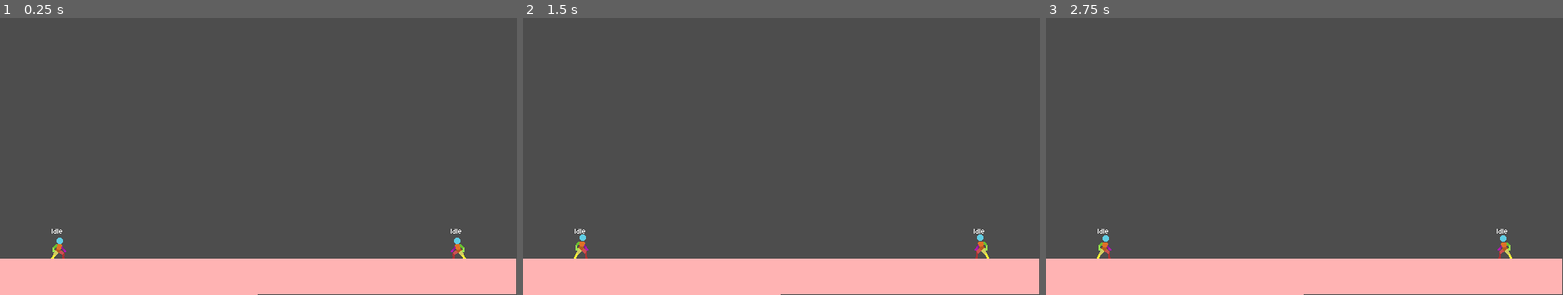
Above: before the commit, frames 1-3 (left to right).
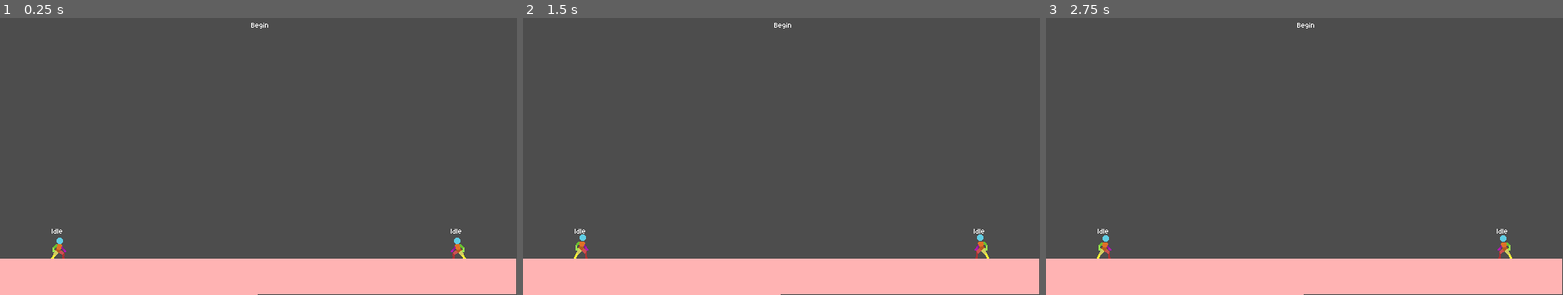
Above: after the commit, the same moments.

Repository: MasonHall9987/TTYD
Game: Godot game, scene res://scenes/combat/stage/stage.tscn
Same seed, same stepped clock (60 frames per second), same inputs: the game is played once before the commit and once after it. The project has no main scene, so this scene is started directly.
Inputs (mouse positions are in pixels of both pictures, inside the frame that each line leads up to):
- Up to frame 1 (0.25 s): no input
- Up to frame 2 (1.5 s): tap Enter at 0.5 s; move the mouse to (895, 134) at 0.52 s; hold D 0.53-1.28 s; tap Shift at 0.6 s; click (895, 134) at 0.67 s; tap Space at 0.77 s; move the mouse to (678, 164) at 1.27 s; hold S from 1.28 s (still down); tap J at 1.35 s
- Up to frame 3 (2.75 s): tap Space at 1.52 s; move the mouse to (1356, 84) at 2.02 s; release S at 2.03 s; hold D from 2.03 s (still down); tap L at 2.1 s

The runs differ from the first frame. In frame 1, less than 0.1% of the frame differs, in the area x 48-52%, y 1-4%; in frame 2, less than 0.1%; in frame 3, less than 0.1%.

Commit message:
Add state machine and state label scenes; integrate state management into combat stage and update spawner functionality

Diff:
--- a/scenes/combat/battlers/battler.tscn
+++ b/scenes/combat/battlers/battler.tscn
@@ -1,13 +1,12 @@
-[gd_scene load_steps=14 format=3 uid="uid://x35o1i6nqkpq"]
+[gd_scene load_steps=12 format=3 uid="uid://x35o1i6nqkpq"]
 
 [ext_resource type="Script" uid="uid://cn11fey64tfqw" path="res://scripts/combat/battler/battler.gd" id="1_o257m"]
 [ext_resource type="Texture2D" uid="uid://uxcd0f8ng60o" path="res://assets/visual/characters/2D-Pixel-Art-Character-Template/Idle/player_idle.png" id="2_6ul23"]
 [ext_resource type="Resource" uid="uid://c4gehjotk1t4g" path="res://resources/combat/battler.tres" id="2_mwk58"]
-[ext_resource type="Script" uid="uid://dcr5fycgvkqtq" path="res://scripts/base_fsm.gd" id="2_yroi3"]
 [ext_resource type="Script" uid="uid://blj0qpfjdcneh" path="res://scripts/combat/battler/states/battler_state.gd" id="4_11srk"]
+[ext_resource type="PackedScene" uid="uid://b12b5hj5534k2" path="res://scenes/state_machine.tscn" id="4_c1480"]
 [ext_resource type="Script" uid="uid://cx5jdq3eej26w" path="res://scenes/combat/battlers/idle.gd" id="5_c1480"]
-[ext_resource type="FontFile" uid="uid://cac52polenw5y" path="res://assets/visual/aseprite.otf" id="7_gwspv"]
-[ext_resource type="Script" uid="uid://ddryn64gigc8a" path="res://scenes/combat/battlers/state-label.gd" id="8_2cboi"]
+[ext_resource type="PackedScene" uid="uid://dhcpl46y7syx7" path="res://scenes/sate-label.tscn" id="5_mwk58"]
 
 [sub_resource type="Animation" id="Animation_11srk"]
 length = 0.001
@@ -74,10 +73,6 @@
 [sub_resource type="RectangleShape2D" id="RectangleShape2D_7qufc"]
 size = Vector2(20.5, 24)
 
-[sub_resource type="LabelSettings" id="LabelSettings_2cboi"]
-font = ExtResource("7_gwspv")
-font_size = 7
-
 [node name="Battler" type="Node2D"]
 script = ExtResource("1_o257m")
 stats_resource = ExtResource("2_mwk58")
@@ -91,9 +86,7 @@
 &"": SubResource("AnimationLibrary_yroi3")
 }
 
-[node name="StateMachine" type="Node" parent="." node_paths=PackedStringArray("initial_state")]
-script = ExtResource("2_yroi3")
-initial_state = NodePath("Idle")
+[node name="StateMachine" parent="." instance=ExtResource("4_c1480")]
 
 [node name="Idle" type="Node" parent="StateMachine"]
 script = ExtResource("5_c1480")
@@ -124,11 +117,4 @@
 position = Vector2(0, 0.5)
 shape = SubResource("RectangleShape2D_7qufc")
 
-[node name="SateLabel" type="Label" parent="."]
-offset_left = -9.0
-offset_top = -21.0
-offset_right = 31.0
-offset_bottom = 2.0
-text = "State"
-label_settings = SubResource("LabelSettings_2cboi")
-script = ExtResource("8_2cboi")
+[node name="SateLabel" parent="." instance=ExtResource("5_mwk58")]
--- a/scenes/combat/stage/stage.tscn
+++ b/scenes/combat/stage/stage.tscn
@@ -1,10 +1,21 @@
-[gd_scene load_steps=4 format=3 uid="uid://ch8wivx3waq5w"]
+[gd_scene load_steps=12 format=3 uid="uid://ch8wivx3waq5w"]
 
+[ext_resource type="Script" uid="uid://dbb6fuky58461" path="res://scripts/combat/stage/stage.gd" id="1_guyie"]
 [ext_resource type="PackedScene" uid="uid://dgp7151grh2hs" path="res://scenes/combat/battlers/enemy.tscn" id="1_l6hjl"]
 [ext_resource type="PackedScene" uid="uid://ddd0tlv1o2mat" path="res://scenes/combat/battlers/player.tscn" id="2_pu4yc"]
+[ext_resource type="PackedScene" uid="uid://b12b5hj5534k2" path="res://scenes/state_machine.tscn" id="3_guyie"]
 [ext_resource type="PackedScene" uid="uid://dxl4ccxcks7xd" path="res://scenes/combat/stage/spawner.tscn" id="3_pu4yc"]
+[ext_resource type="Script" uid="uid://b7f1lxvynibj" path="res://scripts/combat/stage/states/loading.gd" id="4_twhrp"]
+[ext_resource type="Script" uid="uid://cnm3v4oakuvu5" path="res://scripts/combat/stage/states/begin.gd" id="5_80x2g"]
+[ext_resource type="Script" uid="uid://cs80m4m8xvux1" path="res://scripts/combat/stage/states/combat.gd" id="6_80x2g"]
+[ext_resource type="Script" uid="uid://baifmnhsxm3as" path="res://scripts/combat/stage/states/end.gd" id="9_rlqvb"]
+[ext_resource type="Script" uid="uid://cj46bxgmquscq" path="res://scripts/combat/stage/states/clean_up.gd" id="10_rlqvb"]
+[ext_resource type="PackedScene" uid="uid://dhcpl46y7syx7" path="res://scenes/sate-label.tscn" id="11_2161r"]
 
 [node name="Stage" type="Node2D"]
+script = ExtResource("1_guyie")
+player_scene = ExtResource("2_pu4yc")
+enemy_scene = ExtResource("1_l6hjl")
 
 [node name="Camera2D" type="Camera2D" parent="."]
 anchor_mode = 0
@@ -14,10 +25,34 @@
 color = Color(1, 0.7019608, 0.7019608, 1)
 polygon = PackedVector2Array(0, 44, 0, -1, 639, -1, 639, 43)
 
-[node name="Player_Spawner" parent="." instance=ExtResource("3_pu4yc")]
+[node name="PlayerSpawner" parent="." instance=ExtResource("3_pu4yc")]
 position = Vector2(73, 299)
-battler_scene = ExtResource("2_pu4yc")
 
-[node name="Enemy_Spawner" parent="." instance=ExtResource("3_pu4yc")]
+[node name="EnemySpawner" parent="." instance=ExtResource("3_pu4yc")]
 position = Vector2(567, 299)
-battler_scene = ExtResource("1_l6hjl")
+
+[node name="StateMachine" parent="." node_paths=PackedStringArray("initial_state") instance=ExtResource("3_guyie")]
+initial_state = NodePath("Loading")
+
+[node name="Loading" type="Node" parent="StateMachine"]
+script = ExtResource("4_twhrp")
+
+[node name="Begin" type="Node" parent="StateMachine"]
+script = ExtResource("5_80x2g")
+
+[node name="Combat" type="Node" parent="StateMachine"]
+script = ExtResource("6_80x2g")
+
+[node name="End" type="Node" parent="StateMachine"]
+script = ExtResource("9_rlqvb")
+
+[node name="CleanUp" type="Node" parent="StateMachine"]
+script = ExtResource("10_rlqvb")
+
+[node name="SateLabel" parent="." instance=ExtResource("11_2161r")]
+offset_left = 311.0
+offset_top = 23.0
+offset_right = 351.0
+offset_bottom = 46.0
+theme_override_font_sizes/font_size = 28
+metadata/_edit_use_anchors_ = true
--- /dev/null
+++ b/scenes/sate-label.tscn
@@ -0,0 +1,17 @@
+[gd_scene load_steps=4 format=3 uid="uid://dhcpl46y7syx7"]
+
+[ext_resource type="FontFile" uid="uid://cac52polenw5y" path="res://assets/visual/aseprite.otf" id="1_skrlm"]
+[ext_resource type="Script" uid="uid://ddryn64gigc8a" path="res://scenes/combat/battlers/state-label.gd" id="2_3wc67"]
+
+[sub_resource type="LabelSettings" id="LabelSettings_2cboi"]
+font = ExtResource("1_skrlm")
+font_size = 7
+
+[node name="SateLabel" type="Label"]
+offset_left = -9.0
+offset_top = -21.0
+offset_right = 31.0
+offset_bottom = 2.0
+text = "State"
+label_settings = SubResource("LabelSettings_2cboi")
+script = ExtResource("2_3wc67")
--- /dev/null
+++ b/scenes/state_machine.tscn
@@ -0,0 +1,7 @@
+[gd_scene load_steps=2 format=3 uid="uid://b12b5hj5534k2"]
+
+[ext_resource type="Script" uid="uid://dcr5fycgvkqtq" path="res://scripts/base_fsm.gd" id="1_7f3de"]
+
+[node name="StateMachine" type="Node" node_paths=PackedStringArray("initial_state")]
+script = ExtResource("1_7f3de")
+initial_state = NodePath("")
--- a/scripts/combat/stage/spawner.gd
+++ b/scripts/combat/stage/spawner.gd
@@ -1,11 +1,8 @@
 extends Node2D
 
-@export var battler_scene: PackedScene
+# Called when the node enters the scene tree for the first time.
 
-# Called when the node enters the scene tree for the first time.
-func _ready() -> void:
-	spawn_battler()
 
-func spawn_battler() -> void:
+func spawn_battler(battler_scene: PackedScene) -> void:
 	var battler = battler_scene.instantiate()
 	add_child(battler)
--- /dev/null
+++ b/scripts/combat/stage/stage.gd
@@ -0,0 +1,16 @@
+extends Node2D
+
+@onready var enemy_spawner: Node2D = $EnemySpawner
+@onready var player_spawner: Node2D = $PlayerSpawner
+
+
+@export var player_scene: PackedScene
+@export var enemy_scene: PackedScene
+
+
+# Called when the node enters the scene tree for the first time.
+func _ready() -> void:
+	pass # Replace with function body.
+
+
+# Called every frame. 'delta' is the elapsed time since the previous frame.
--- /dev/null
+++ b/scripts/combat/stage/states/begin.gd
@@ -0,0 +1,6 @@
+extends StageState
+
+
+# Called when the node enters the scene tree for the first time.
+func _ready() -> void:
+	pass # Replace with function body.
--- /dev/null
+++ b/scripts/combat/stage/states/clean_up.gd
@@ -0,0 +1,6 @@
+extends StageState
+
+
+# Called when the node enters the scene tree for the first time.
+func _ready() -> void:
+	pass # Replace with function body.
--- /dev/null
+++ b/scripts/combat/stage/states/combat.gd
@@ -0,0 +1,6 @@
+extends StageState
+
+
+# Called when the node enters the scene tree for the first time.
+func _ready() -> void:
+	pass # Replace with function body.
--- /dev/null
+++ b/scripts/combat/stage/states/end.gd
@@ -0,0 +1,6 @@
+extends StageState
+
+
+# Called when the node enters the scene tree for the first time.
+func _ready() -> void:
+	pass # Replace with function body.
--- /dev/null
+++ b/scripts/combat/stage/states/loading.gd
@@ -0,0 +1,11 @@
+extends StageState
+
+@warning_ignore("unused_parameter")
+func enter(previous_state_path: String, data := {}) -> void:
+	spawn_battlers()
+	finished.emit(BEGIN, {})
+
+func spawn_battlers() -> void:
+	assert(player_spawner != null, "Player Spawner Does not exist")
+	player_spawner.spawn_battler(player_scene)
+	enemy_spawner.spawn_battler(enemy_scene)
--- /dev/null
+++ b/scripts/combat/stage/states/stage_state.gd
@@ -0,0 +1,25 @@
+# Boilerplate class to get full autocompletion and type checks for the `player` when coding the player's states.
+# Without this, we have to run the game to see typos and other errors the compiler could otherwise catch while scripting.
+class_name StageState extends State
+
+const IDLE = "Idle"
+const LOADING = "Loading"
+const BEGIN = "Begin"
+const COMBAT = "Combat"
+const END = "End"
+const CLEAN_UP = "CleanUp"
+
+var player_scene: PackedScene
+var enemy_scene: PackedScene
+var stage: Node2D
+var player_spawner: Node2D
+var enemy_spawner: Node2D
+
+
+func _ready() -> void:
+	await owner.ready
+	stage = owner
+	player_spawner = stage.player_spawner
+	enemy_spawner = stage.enemy_spawner
+	player_scene = stage.player_scene
+	enemy_scene = stage.enemy_scene
Not shown, added: scripts/combat/stage/stage.gd.uid
Not shown, added: scripts/combat/stage/states/begin.gd.uid
Not shown, added: scripts/combat/stage/states/clean_up.gd.uid
Not shown, added: scripts/combat/stage/states/combat.gd.uid
Not shown, added: scripts/combat/stage/states/end.gd.uid
Not shown, added: scripts/combat/stage/states/loading.gd.uid
Not shown, added: scripts/combat/stage/states/stage_state.gd.uid
